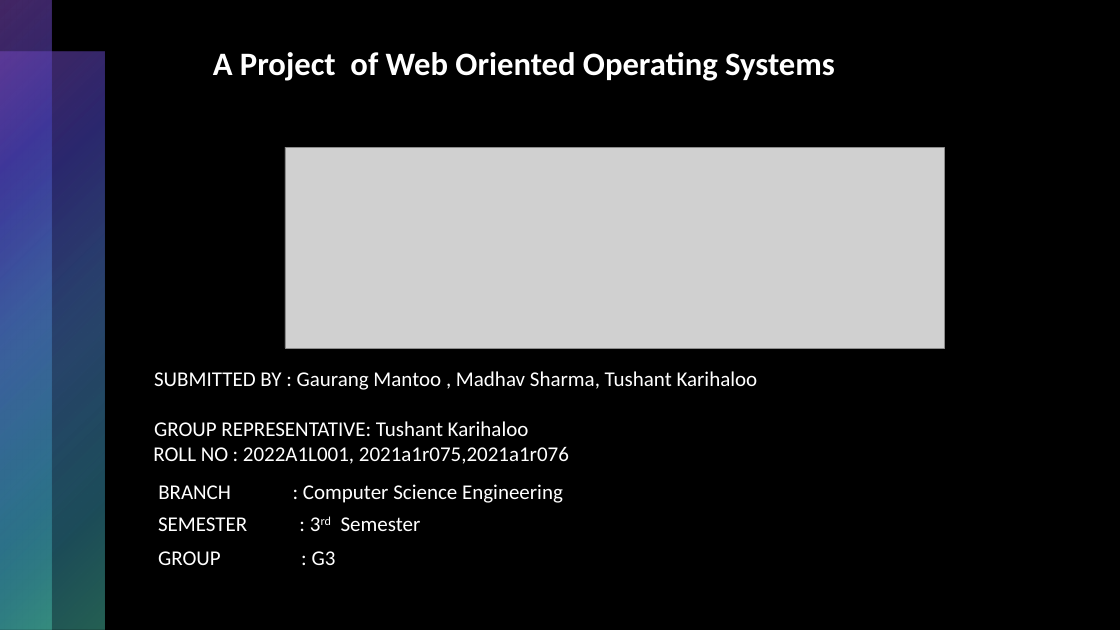
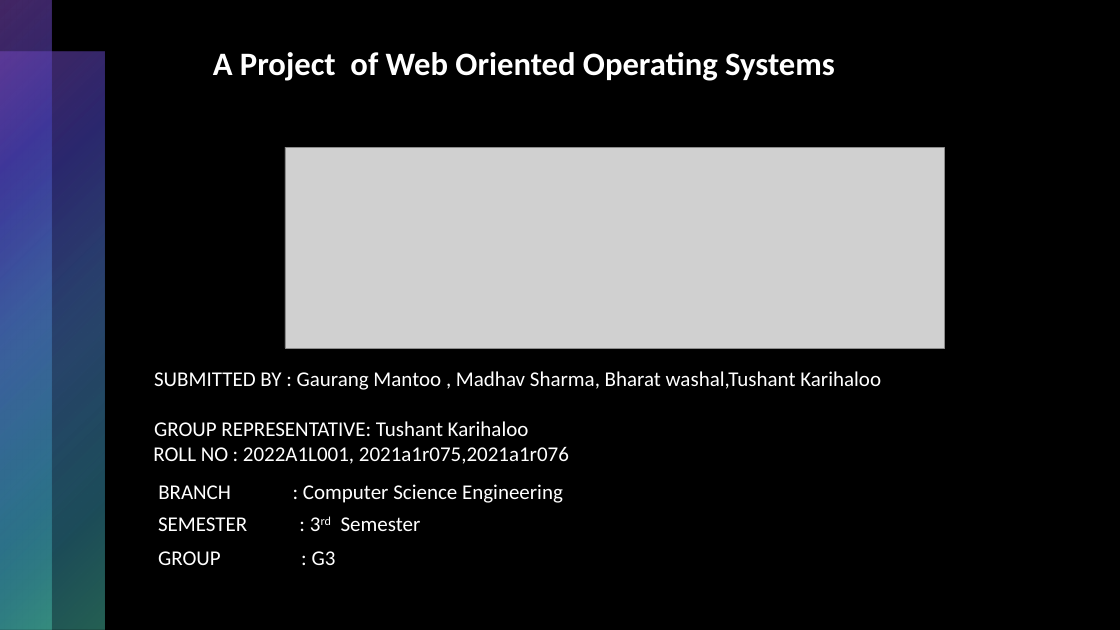
Before and after one commit to Tushant111/Web-Oriented-operating-system, a slide deck: slide 1 of Presentation of os.pptx. Drawn at 1120x630 pixels with LibreOffice and Linux fonts; fonts in the diff are those of the drawing; grey boxes stand for pictures. Boxes give left, top, right and bottom in pixels: in the first picture for what was removed or moved away, otherwise in the second. Text is boxed around its words. In the diff, an @@ line names an element or a change of style, - is before the commit and + after.

```diff
--- a/Presentation of os.pptx
+++ b/Presentation of os.pptx
@@ text at box(154, 371, 881, 390): text changed @@
-SUBMITTED BY : Gaurang Mantoo , Madhav Sharma, Tushant Karihaloo
+SUBMITTED BY : Gaurang Mantoo , Madhav Sharma, Bharat washal,Tushant Karihaloo
```
